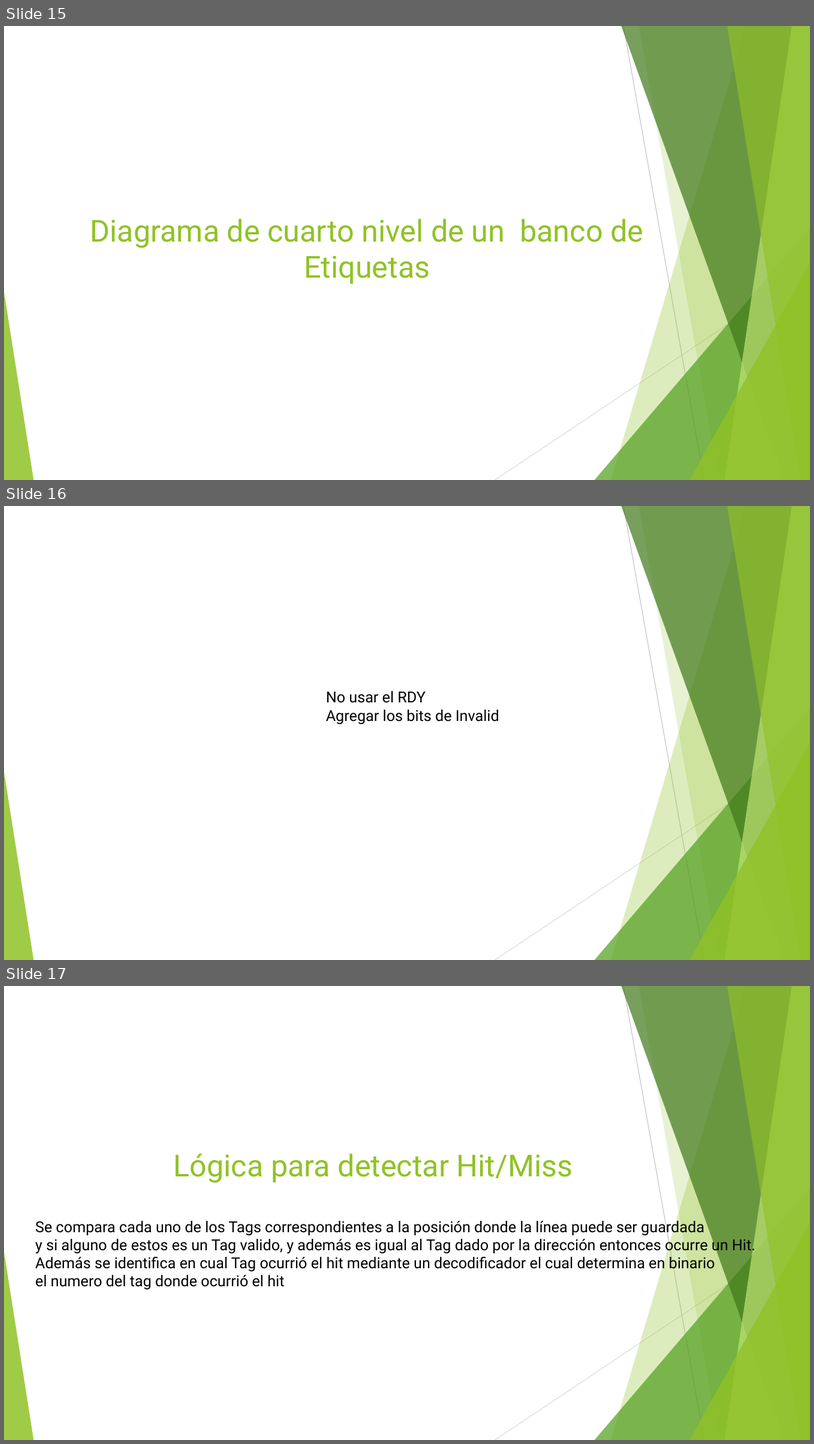
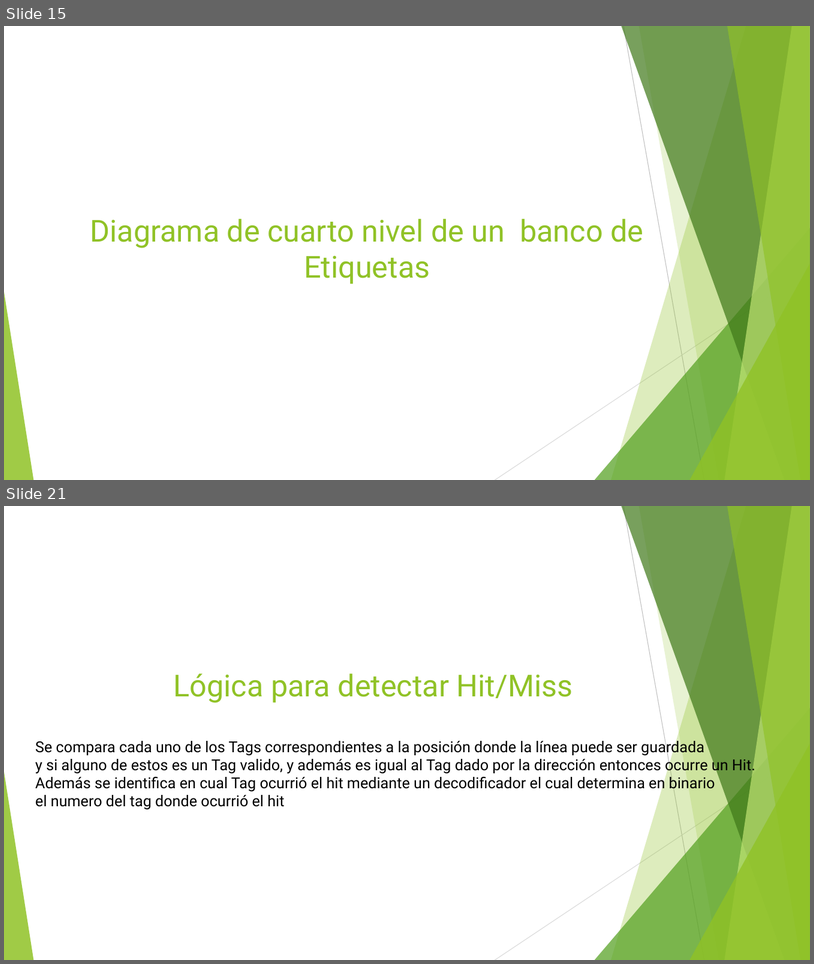
Before and after one commit to debruynmonge/Segundo-Proyecto-Arquitecura-de-Computadores, a slide deck: Proyecto de Arquitectura de Computadoras.pptx. Shown one above the other, each under a label of ours: slides 15, 16 and 17 before the commit, slides 15 and 21 after it; the slides between them are not shown. The pictures are 814x1444 and 814x964 pixels, drawn with LibreOffice and Linux fonts; fonts in the diff are those of the drawing. Boxes give left, top, right and bottom in pixels: in the first picture for what was removed or moved away, otherwise in the second. Text is boxed around its words. In the diff, an @@ line names an element or a change of style, - is before the commit and + after.

```diff
--- a/Proyecto de Arquitectura de Computadoras.pptx
+++ b/Proyecto de Arquitectura de Computadoras.pptx
@@ slide 16 removed at [4,506,810,960], background #FFFFFF; not listed: 10 template elements that a slide beside it also shows @@
@@ text removed at [326,691,500,724] @@
-No usar el RDY
-Agregar los bits de Invalid
@@ what was slide 17 is now slide 21 @@
```
Also in this commit, not shown: 1 slide changed, 8 slides added, 5 other slides removed, 1 other file.
